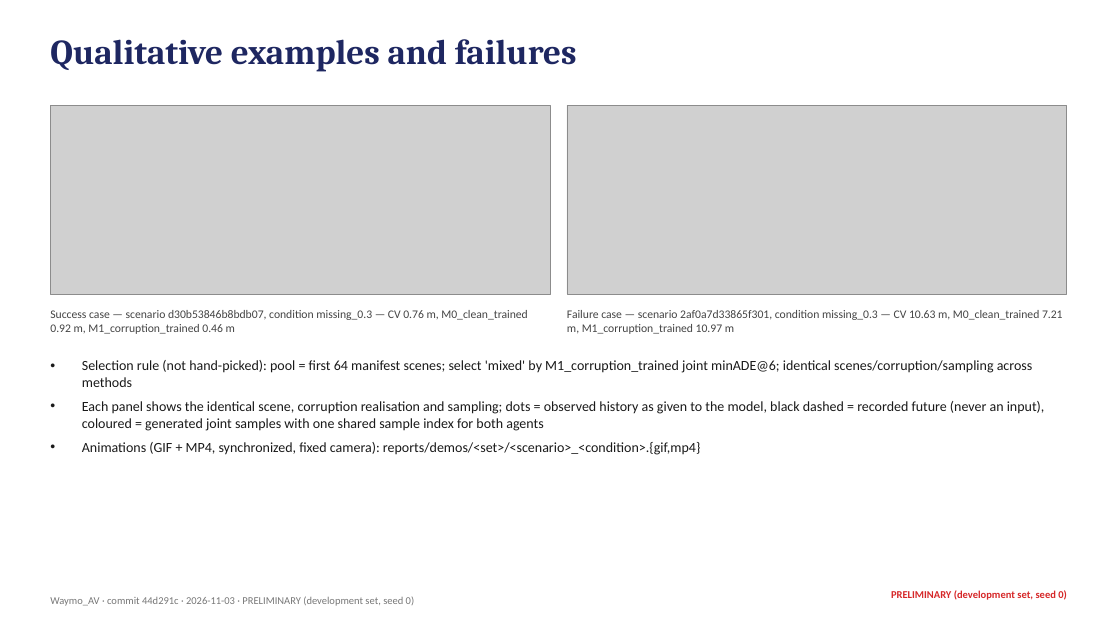
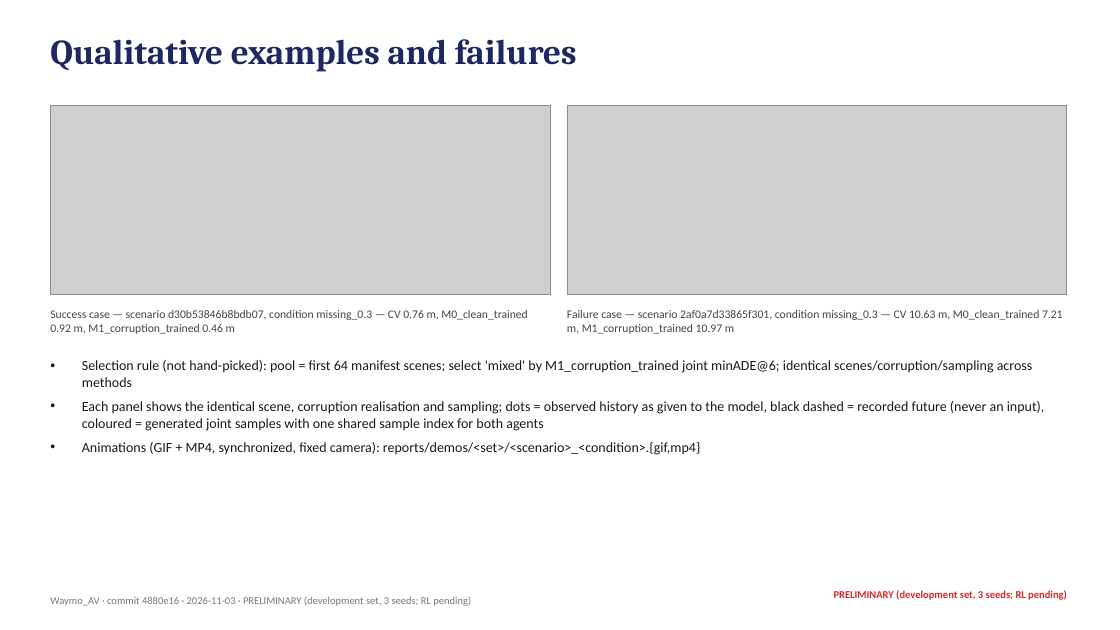
Before and after one commit to jarettpoliner/joint-motion, a slide deck: slide 9 of slides/waymo_av_results_prelim.pptx. Drawn at 1120x630 pixels with LibreOffice and Linux fonts; fonts in the diff are those of the drawing; grey boxes stand for pictures. Boxes give left, top, right and bottom in pixels: in the first picture for what was removed or moved away, otherwise in the second. Text is boxed around its words. In the diff, an @@ line names an element or a change of style, - is before the commit and + after.

Commit message:
Preliminary deck refreshed with three-seed dev results

```diff
--- a/slides/waymo_av_results_prelim.pptx
+++ b/slides/waymo_av_results_prelim.pptx
@@ text at <box>50,597,471,606</box>: text changed @@
-Waymo_AV · commit 44d291c · 2026-11-03 · PRELIMINARY (development set, seed 0)
+Waymo_AV · commit 4880e16 · 2026-11-03 · PRELIMINARY (development set, 3 seeds; RL pending)
@@ text at <box>834,590,1067,600</box>: text changed @@
-PRELIMINARY (development set, seed 0)
+PRELIMINARY (development set, 3 seeds; RL pending)
```
Also in this commit, not shown: 9 other slides changed, 5 other files.
